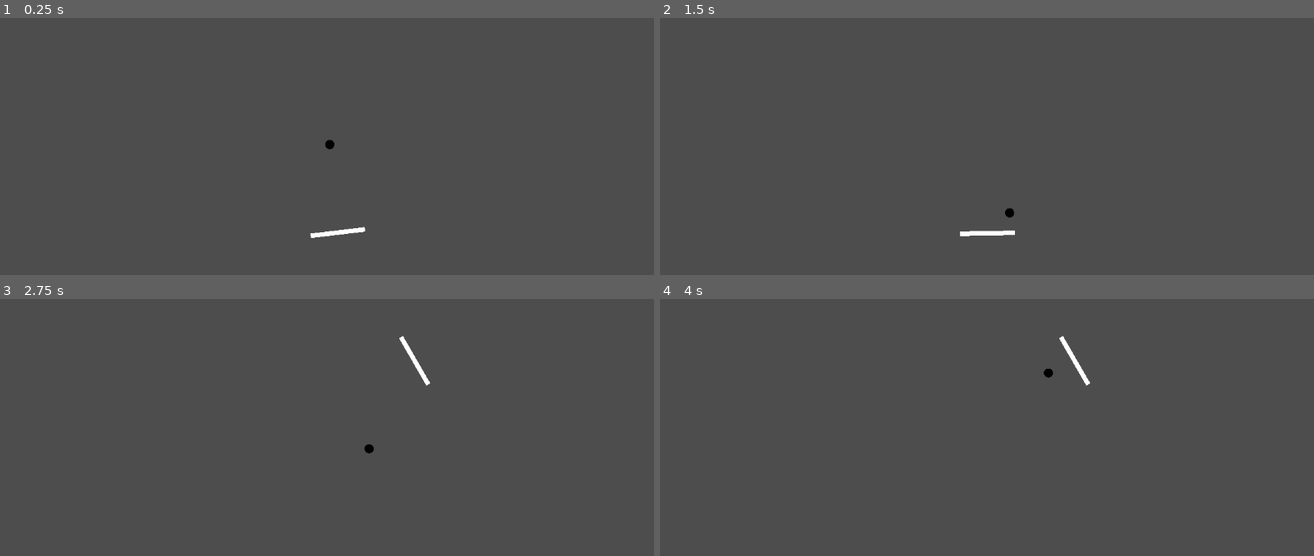
Above: before the commit, frames 1-4 (two rows, left to right).
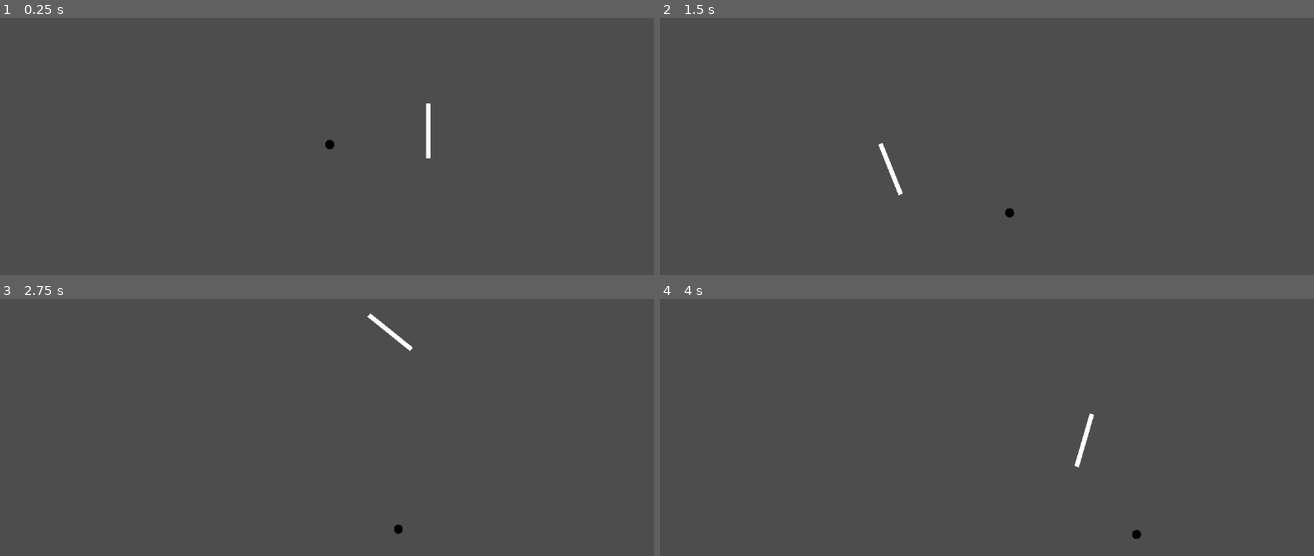
Above: after the commit, the same moments.

Repository: Binh2/godot-ping-pong-alone
Game: Godot game, scene res://main.tscn
The game is run twice, just before and just after one commit, with the same random seed, the same clock (stepped at 60 frames per second) and the same inputs.
Inputs (mouse positions are in pixels of both pictures, inside the frame that each line leads up to):
- Up to frame 1 (0.25 s): no input
- Up to frame 2 (1.5 s): move the mouse to (1130, 113) at 0.52 s; move the mouse to (856, 149) at 1.27 s
- Up to frame 3 (2.75 s): move the mouse to (392, 329) at 2.02 s
- Up to frame 4 (4 s): move the mouse to (954, 486) at 2.77 s; move the mouse to (1183, 466) at 3.52 s

The runs differ from the first frame. In frame 1, 0.3% of the frame differs, in the area x 47-66%, y 33-86%; in frame 2, 0.3%; in frame 3, 0.3%; in frame 4, 0.4%, in the area x 58-74%, y 14-94%.

Commit message:
Separate auto play logic away from ball logic and fix minor bugs

Diff:
--- a/auto_play.gd
+++ b/auto_play.gd
@@ -1,16 +1,31 @@
 extends Node
 
 
-@export var is_auto_play: bool = true
+@export var is_auto_play: bool = false
 var offset = 0.26625
-var offset_decay = 0.0005
-var auto_play_angle: float = 0:
+var offset_decay = 0.001
+var angle: float = 0:
 	set(value):
-		#auto_play_angle = value + randf_range(-offset, offset) # arctan(6/22)
-		auto_play_angle = value + offset
-		#auto_play_angle = value
+		#angle = value + randf_range(-offset, offset) # arctan(6/22)
+		angle = value
+
 
 func _ready() -> void:
-	BallVariables.speed_changed.connect(
+	BallVariables.max_speed_changed.connect(
 		func (_value): if offset > offset_decay: offset -= offset_decay
 	)
+
+
+func init_auto_play():
+	angle = BallVariables.direction.angle()
+
+
+func update_auto_play():
+	var next_ball_position = predict_next_ball_position()
+	var v = next_ball_position - Global.center
+	AutoPlay.angle = v.angle()
+
+
+func predict_next_ball_position() -> Vector2:
+	var direction_with_magnitude = BallVariables.direction.dot(Global.center - BallVariables.prev_ball_position) * BallVariables.direction * 2 # vector point from prev_ball_position to next_ball_position
+	return BallVariables.prev_ball_position + direction_with_magnitude
--- a/ball.gd
+++ b/ball.gd
@@ -1,6 +1,6 @@
 extends Node2D
 
-var center: Vector2
+
 var direction: Vector2
 
 var ball_radius = 8
@@ -8,6 +8,8 @@
 var is_recently_touch = false
 var timeout_time = 0.05
 var prev_ball_position
+var acceleration = 10
+var speed = 100
 
 
 func _draw() -> void:
@@ -15,23 +17,21 @@
 
 
 func _ready() -> void:
-	center = get_viewport_rect().size / 2
-	position = center
+	position = Global.center
 	direction = Vector2.LEFT.rotated(randf_range(-PI, PI))
-	AutoPlay.auto_play_angle = direction.angle()
+
+	BallVariables.direction = direction
+	AutoPlay.init_auto_play()
 
 
 func _process(delta: float) -> void:
-	position += direction * BallVariables.speed * delta
+	if speed < BallVariables.max_speed:
+		speed += acceleration
+	elif speed > BallVariables.max_speed:
+		speed = BallVariables.max_speed
+	print(speed)
+	position += direction * speed * delta
 
-
-func get_unit_vector(angle: float):
-	return Vector2(cos(angle), sin(angle))
-
-
-func predict_next_ball_position() -> Vector2:
-	var direction_with_magnitude = direction.dot(center - prev_ball_position) * direction * 2 # vector point from prev_ball_position to next_ball_position
-	return prev_ball_position + direction_with_magnitude
 
 func _on_area_2d_body_entered(body: Node2D) -> void:
 	if body.is_in_group("Player"):
@@ -40,13 +40,13 @@
 			direction = direction - 2 * direction.dot(normal_vector) * normal_vector
 			print("Collided")
 
-			prev_ball_position = position
-			var next_ball_position = predict_next_ball_position()
-			var v = next_ball_position - center
-			AutoPlay.auto_play_angle = v.angle()
+			BallVariables.direction = direction
+			BallVariables.prev_ball_position = position
+			AutoPlay.update_auto_play()
 
-			BallVariables.speed += 10
-			print(BallVariables.speed)
+			BallVariables.max_speed += 10
+			print(BallVariables.max_speed)
+			speed = BallVariables.min_speed
 
 			is_recently_touch = true
 			$Timer.start(timeout_time)
@@ -54,3 +54,7 @@
 
 func _on_timer_timeout() -> void:
 	is_recently_touch = false
+
+
+func get_unit_vector(angle: float):
+	return Vector2(cos(angle), sin(angle))
--- a/ball_variables.gd
+++ b/ball_variables.gd
@@ -1,11 +1,20 @@
 extends Node
 
-signal speed_changed(value)
-var default_speed = 100
-@export var speed = default_speed:
+signal max_speed_changed(value)
+
+# For auto play
+var prev_ball_position: Vector2
+var direction: Vector2
+
+
+# For ball and saving high score
+var min_speed = 50
+var default_max_speed = 100
+@export var max_speed = default_max_speed:
 	set(value):
-		speed = value
-		speed_changed.emit(value)
+		max_speed = value
+		max_speed_changed.emit(value)
 
+# For gameover
 func reset_speed():
-	speed = default_speed
+	max_speed = default_max_speed
--- a/data.cfg
+++ b/data.cfg
@@ -1 +1 @@
-{"high_score":130}
+{"high_score":1900}
--- /dev/null
+++ b/global.gd
@@ -0,0 +1,3 @@
+extends Node
+
+var center = Vector2(1152/2.0, 648/2.0)
--- a/main.gd
+++ b/main.gd
@@ -14,13 +14,12 @@
 
 
 func save_to_file():
-	var score = BallVariables.speed
-	var json = JSON.new()
-	var json_string = json.stringify({
+	var score = BallVariables.max_speed
+	var json_string = JSON.stringify({
 		"high_score": score
 	})
-	var cfg_file = FileAccess.open("data.cfg", FileAccess.WRITE)
-	var content = load_from_file()
+	var cfg_file = FileAccess.open("data.cfg", FileAccess.READ_WRITE)
+	var content = load_from_file(cfg_file)
 	var prev_high_score
 	if content:
 		prev_high_score = content["high_score"]
@@ -28,7 +27,5 @@
 		cfg_file.store_line(json_string)
 	cfg_file.close()
 
-func load_from_file():
-	var cfg_file = FileAccess.open("data.cfg", FileAccess.READ)
-	var json = JSON.new()
-	return json.parse_string(cfg_file.get_as_text())
+func load_from_file(cfg_file):
+	return JSON.parse_string(cfg_file.get_as_text())
--- a/player.gd
+++ b/player.gd
@@ -2,24 +2,16 @@
 
 
 var angle_speed: float = 10
-var center: Vector2
 var prev_mouse_position: Vector2
-
-
-func get_angle() -> float:
-	if AutoPlay.is_auto_play:
-		return AutoPlay.auto_play_angle
-	return (get_viewport().get_mouse_position() - center).angle()
 
 
 func _ready() -> void:
 	prev_mouse_position = get_viewport().get_mouse_position()
-	center = get_viewport_rect().size / 2
 	PlayerVariables.angle = get_angle()
 
 
 func _process(delta: float) -> void:
-	position = center
+	position = Global.center
 	PlayerVariables.angle = get_angle()
 	#var old_rotation = rotation
 	var rotation_change = (PlayerVariables.angle - rotation) * angle_speed * delta
@@ -28,11 +20,17 @@
 	# To fix the bug of the player jumping when angle switch from -PI to PI
 	if !AutoPlay.is_auto_play:
 		var mouse_position = get_viewport().get_mouse_position()
-		if prev_mouse_position.x < center.x && mouse_position.x < center.x:
-			if prev_mouse_position.y < center.y && mouse_position.y >= center.y: # Mouse move from top left to bottom left
+		if prev_mouse_position.x < Global.center.x && mouse_position.x < Global.center.x:
+			if prev_mouse_position.y < Global.center.y && mouse_position.y >= Global.center.y: # Mouse move from top left to bottom left
 				rotation += 2 * PI
 				rotation -= rotation_change
-			elif prev_mouse_position.y > center.y && mouse_position.y <= center.y: # Mouse move from bottom left to top left
+			elif prev_mouse_position.y > Global.center.y && mouse_position.y <= Global.center.y: # Mouse move from bottom left to top left
 				rotation -= 2 * PI
 				rotation -= rotation_change
 		prev_mouse_position = mouse_position
+
+
+func get_angle() -> float:
+	if AutoPlay.is_auto_play:
+		return AutoPlay.angle
+	return (get_viewport().get_mouse_position() - Global.center).angle()
--- a/project.godot
+++ b/project.godot
@@ -17,6 +17,7 @@
 
 [autoload]
 
+Global="*res://global.gd"
 AutoPlay="*res://auto_play.gd"
 PlayerVariables="*res://player_variables.gd"
 BallVariables="*res://ball_variables.gd"
Not shown, added: global.gd.uid
